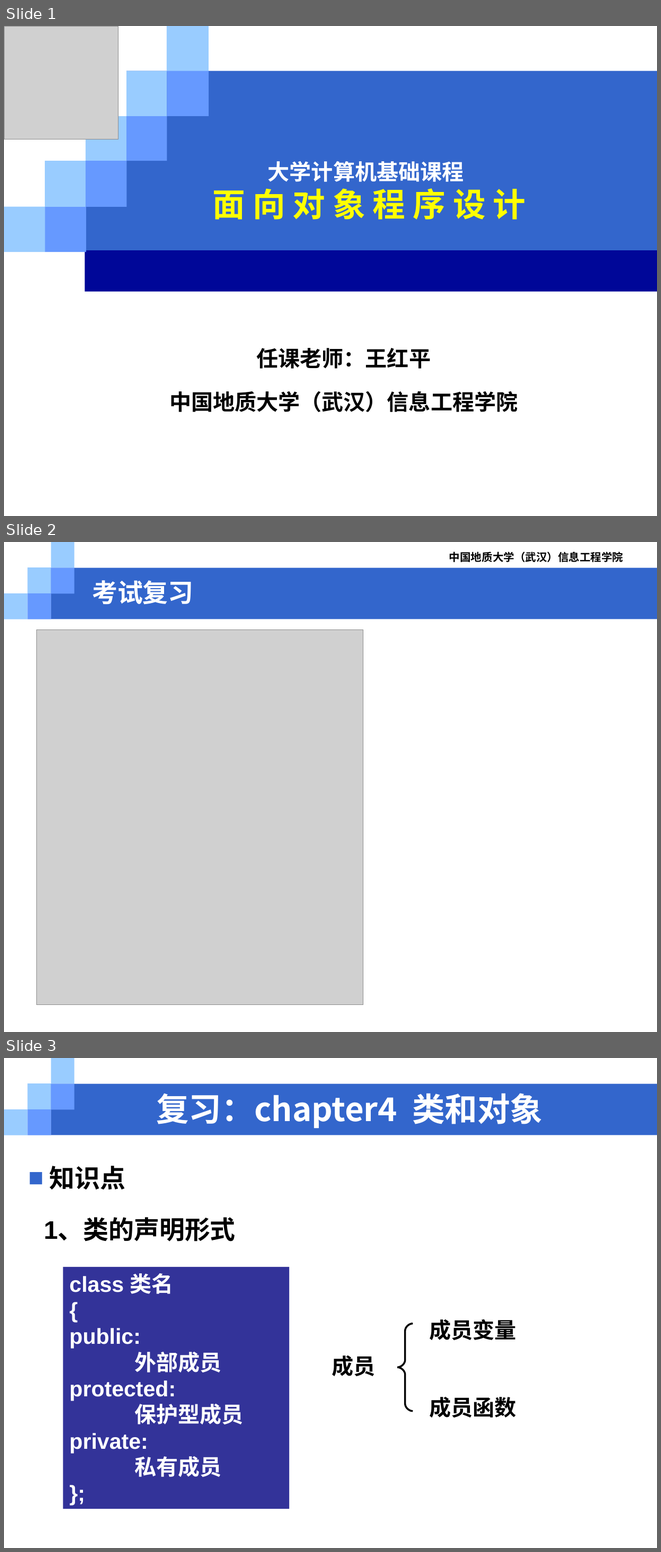
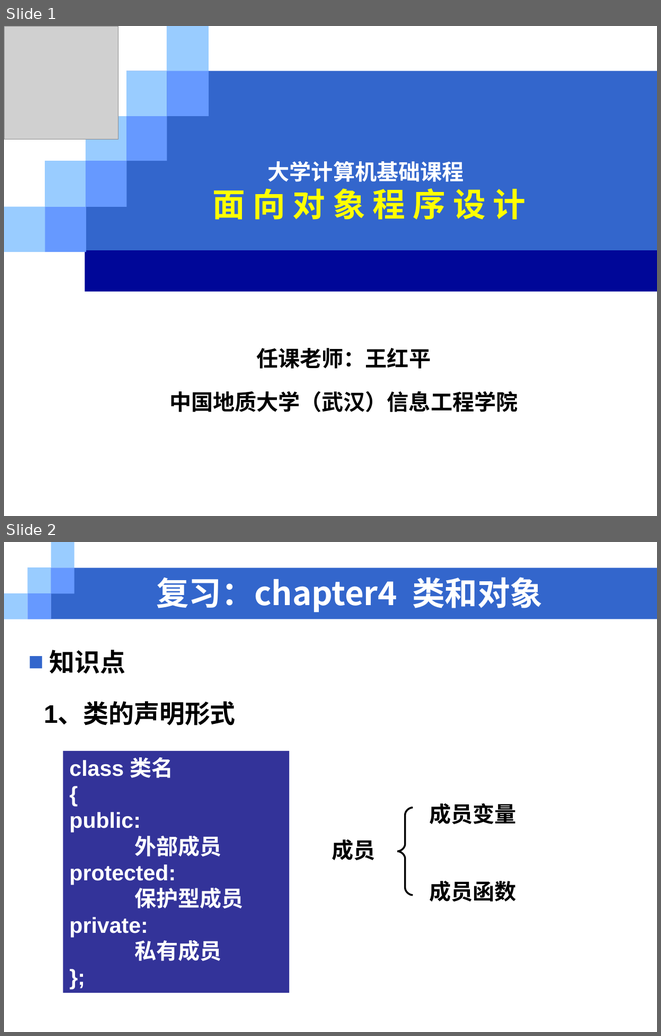
Before and after one commit to cugwhp/OOPCPP, a slide deck: 02.PPT/第7章 继承与派生/chapter7_1访问控制.ppt. Shown one above the other, each under a label of ours: slides 1, 2 and 3 before the commit, slides 1 and 2 after it. The pictures are 661x1552 and 661x1036 pixels, drawn with LibreOffice and Linux fonts; fonts in the diff are those of the drawing; grey boxes stand for pictures. Boxes give left, top, right and bottom in pixels: in the first picture for what was removed or moved away, otherwise in the second. Text is boxed around its words. In the diff, an @@ line names an element or a change of style, - is before the commit and + after.

```diff
--- a/02.PPT/第7章 继承与派生/chapter7_1访问控制.ppt
+++ b/02.PPT/第7章 继承与派生/chapter7_1访问控制.ppt
@@ slide 2 removed at (4, 542, 657, 1032), background #FFFFFF; not listed: 6 template elements that a slide beside it also shows @@
@@ text removed at (449, 552, 623, 562) @@
-中国地质大学（武汉）信息工程学院
@@ title removed at (92, 580, 193, 605) @@
-考试复习
@@ picture removed at (37, 629, 363, 1004) @@
@@ what was slide 3 is now slide 2 @@
```
Also in this commit, not shown: 1 slide changed, 14 other files.
